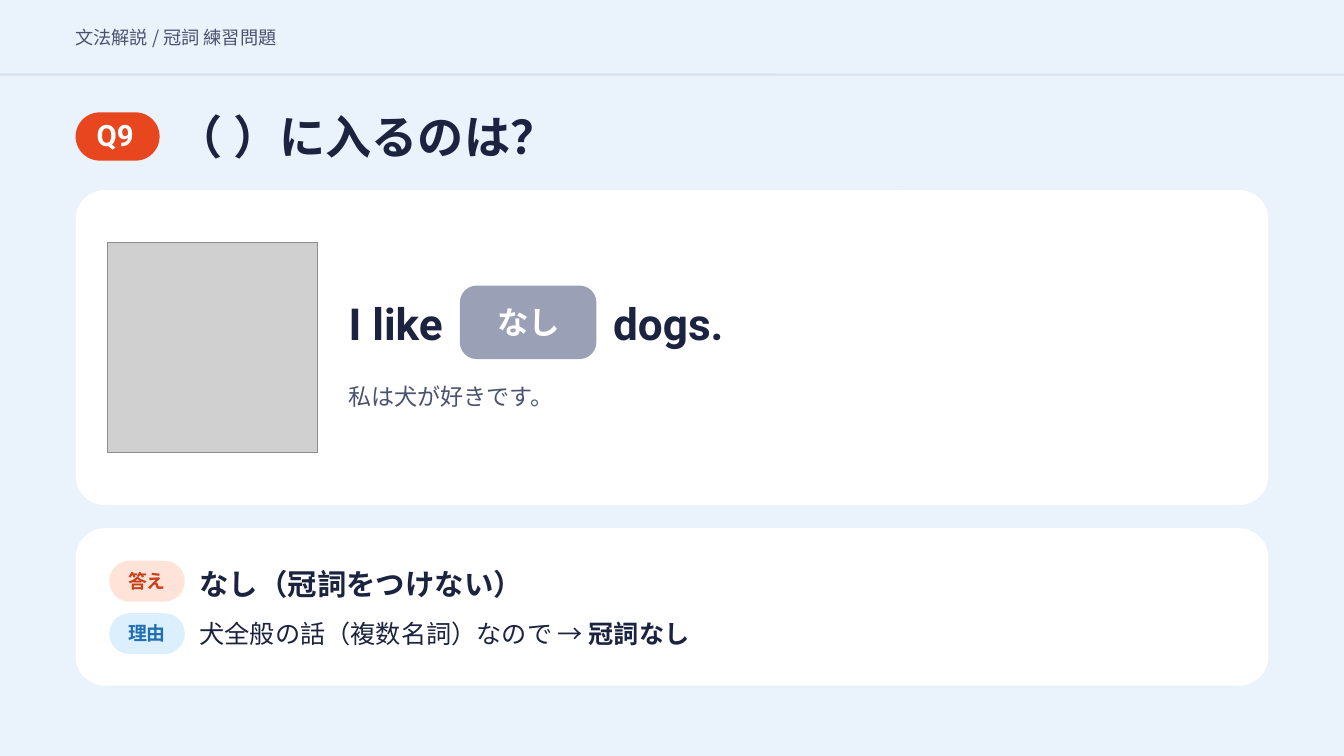
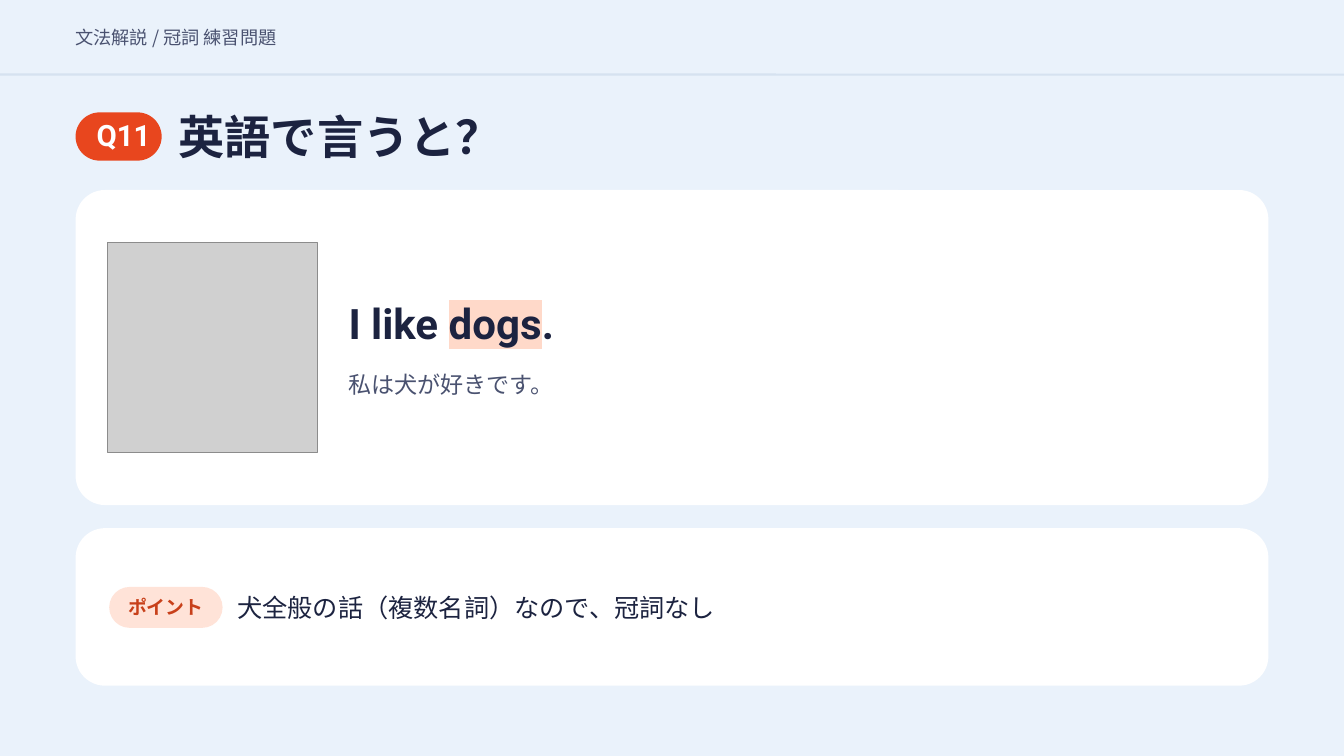
Before and after one commit to hinakajisaki-dev/hina-english, a slide deck: slide 27 of matome/articles-4/articles-4-slides.pptx (slide 24 before the commit). Drawn at 1344x756 pixels with LibreOffice and Linux fonts; fonts in the diff are those of the drawing; grey boxes stand for pictures. Boxes give left, top, right and bottom in pixels: in the first picture for what was removed or moved away, otherwise in the second. Text is boxed around its words. In the diff, an @@ line names an element or a change of style, - is before the commit and + after.

```diff
--- a/matome/articles-4/articles-4-slides.pptx
+++ b/matome/articles-4/articles-4-slides.pptx
@@ text at bbox=[179, 114, 502, 158]: text changed @@
-（ ）に入るのは？
+英語で言うと？
@@ text at bbox=[97, 125, 151, 150]: text changed @@
-Q9
+Q11
@@ rounded rectangle removed at bbox=[460, 285, 596, 359] @@
@@ text at bbox=[349, 300, 554, 349]: text changed; size 31.5 to 30 pt @@
-I like
+I like dogs.
@@ text removed at bbox=[497, 308, 560, 336] @@
-なし
@@ text removed at bbox=[613, 307, 723, 349] @@
-dogs.
@@ text "私は犬が好きです。": place and size @@
-text "私は犬が好きです。" at bbox=[349, 385, 554, 407]
+text "私は犬が好きです。" at bbox=[349, 373, 554, 395]
@@ rounded rectangle: place and size @@
-rounded rectangle at bbox=[109, 561, 185, 602]
+rounded rectangle at bbox=[109, 587, 222, 628]
@@ text removed at bbox=[128, 572, 166, 590] @@
-答え
@@ text added at bbox=[128, 597, 203, 615], 13.5 pt, text #C8401A, bold @@
+ポイント
@@ text removed at bbox=[199, 570, 522, 598] @@
-なし（冠詞をつけない）
@@ text at bbox=[237, 595, 715, 620]: text changed @@
-犬全般の話（複数名詞）なので → 冠詞なし
+犬全般の話（複数名詞）なので、冠詞なし
@@ rounded rectangle removed at bbox=[109, 613, 185, 654] @@
@@ text removed at bbox=[128, 624, 166, 642] @@
-理由
```
Also in this commit, not shown: 49 other slides changed, 1 slide added, 2 slides removed, 3 other files.
